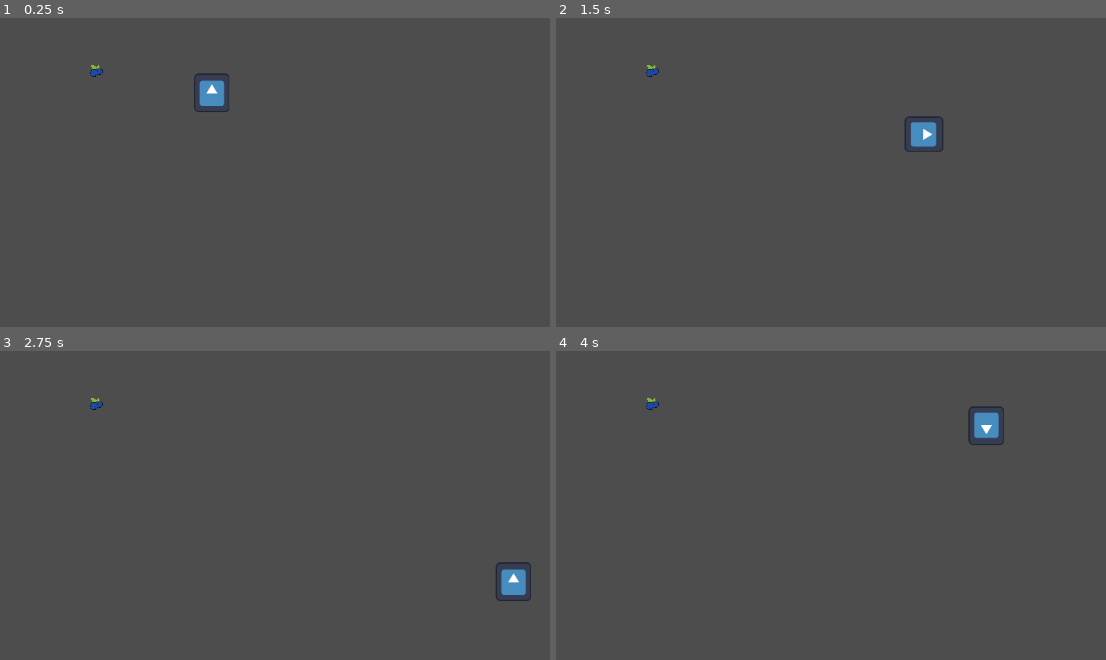
Above: before the commit, frames 1-4 (two rows, left to right).
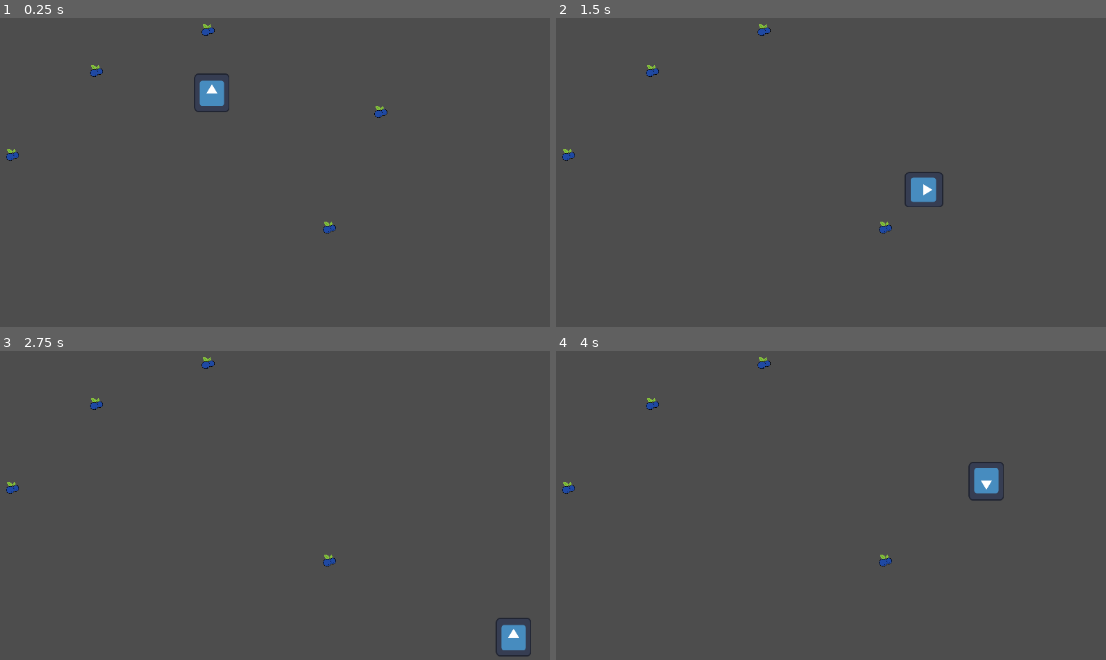
Above: after the commit, the same moments.

Repository: deruitda/LudumDare54
Game: Godot game, scene res://Scenes/prototype.tscn
Same seed, same stepped clock (60 frames per second), same inputs: the game is played once before the commit and once after it. The engine's default icon, where the game draws it, is replaced by a stand-in: a white triangle on a blue panel in a dark square.
Inputs:
- Up to frame 1 (0.25 s): no input
- Up to frame 2 (1.5 s): tap Enter at 0.5 s; hold D (right) 0.53-1.28 s; tap Space (dash) at 0.6, 1.35 s; hold Down (down) from 1.28 s (still down)
- Up to frame 3 (2.75 s): release Down (down) at 2.03 s; hold D (right) from 2.03 s (still down); tap Space (dash) at 2.1 s
- Up to frame 4 (4 s): release D (right) at 2.78 s; hold W (up) 2.78-3.53 s; tap Space (dash) at 2.85, 3.6 s; hold Left (left) from 3.53 s (still down)

The runs differ from the first frame. In frame 1, 0.3% of the frame differs, in the area x 1-71%, y 1-70%; in frame 2, 1.1%; in frame 3, 1.2%; in frame 4, 1.2%, in the area x 1-82%, y 1-70%.

Commit message:
touching up dash

Diff:
--- a/Scenes/player.gd
+++ b/Scenes/player.gd
@@ -4,7 +4,7 @@
 
 @export var speed = 300
 @export var can_dash = false
-@export var dash_speed = 2000
+@export var dash_speed = 1500
 
 var dashing = false
 var movement_direction = Vector2.ZERO
@@ -21,19 +21,13 @@
 
 func _physics_process(delta):
 	get_input()
-	velocity = movement_direction * speed
+	if dashing:
+		velocity = movement_direction * dash_speed
+	else:
+		velocity = movement_direction * speed
+
 	move_and_slide()
 
-func dash():
-	can_dash = false
-	var dash_direction = movement_direction.normalized()
-
-	velocity = dash_direction * dash_speed
-
-	movement_direction = Vector2.ZERO
-	dashing = true
-
-	timer.start()
 
 
 func get_input():
@@ -63,6 +57,10 @@
 
 
 
+func dash():
+	can_dash = false
+	dashing = true
+	timer.start()
 
 
 func _on_timer_timeout():
--- a/Scenes/player.tscn
+++ b/Scenes/player.tscn
@@ -19,6 +19,6 @@
 debug_color = Color(1, 1, 1, 0.419608)
 
 [node name="Timer" type="Timer" parent="."]
-wait_time = 4.0
+wait_time = 0.05
 
 [connection signal="timeout" from="Timer" to="." method="_on_timer_timeout"]
--- a/Scenes/prototype.tscn
+++ b/Scenes/prototype.tscn
@@ -11,3 +11,18 @@
 
 [node name="DashGem" parent="." instance=ExtResource("2_q7k2p")]
 position = Vector2(363, 280)
+
+[node name="DashGem2" parent="." instance=ExtResource("2_q7k2p")]
+position = Vector2(363, 280)
+
+[node name="DashGem3" parent="." instance=ExtResource("2_q7k2p")]
+position = Vector2(242, 401)
+
+[node name="DashGem4" parent="." instance=ExtResource("2_q7k2p")]
+position = Vector2(773, 339)
+
+[node name="DashGem5" parent="." instance=ExtResource("2_q7k2p")]
+position = Vector2(699, 506)
+
+[node name="DashGem6" parent="." instance=ExtResource("2_q7k2p")]
+position = Vector2(524, 221)
